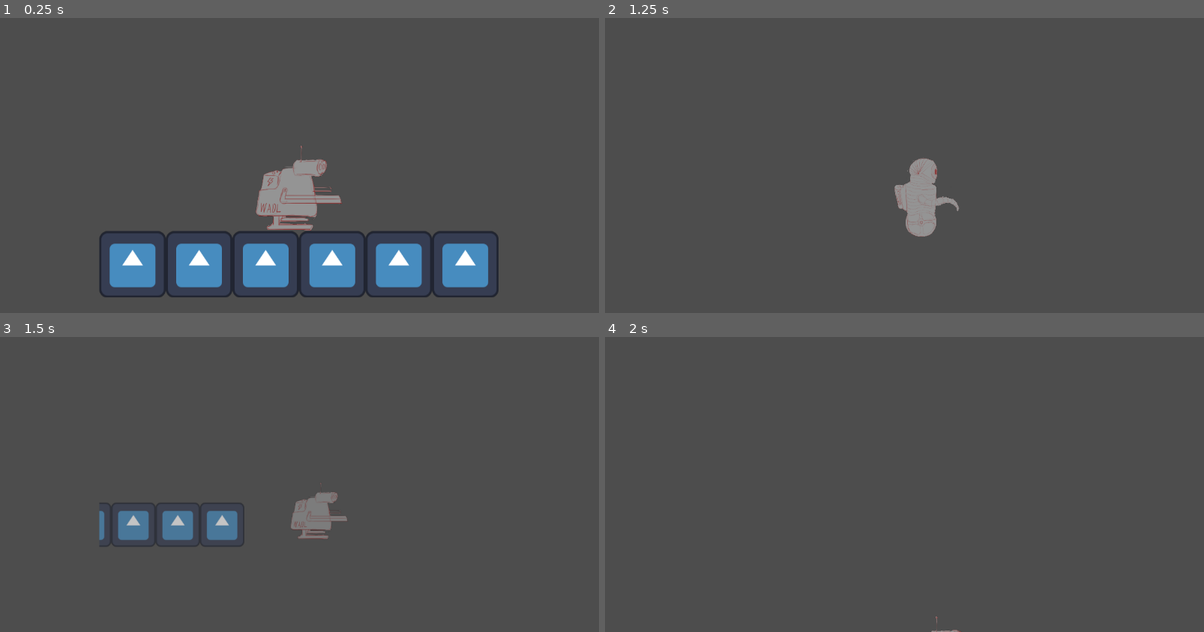
Above: before the commit, frames 1-4 (two rows, left to right).
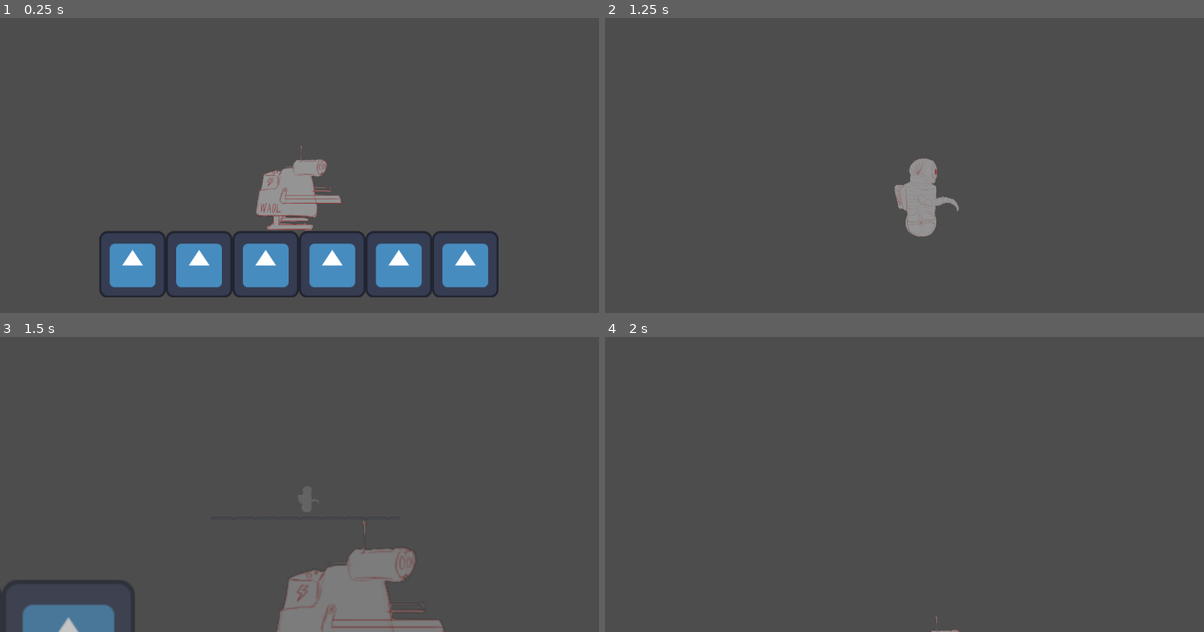
Above: after the commit, the same moments.

Repository: 42triangles/robot-surgery
Game: Godot game, scene res://scenes/world.tscn
Two runs of this game, one before a commit and one after it. Both use one fixed random seed, a clock stepped at 60 frames per second and the inputs below. The project has no main scene, so this scene is started directly. The engine's default icon, where the game draws it, is replaced by a stand-in: a white triangle on a blue panel in a dark square.
Inputs:
- Up to frame 1 (0.25 s): no input
- Up to frame 2 (1.25 s): hold D (move_right) from 0.53 s (still down); hold E (toggle_scale) from 0.53 s (still down); tap Space (jump) at 0.77 s
- Up to frame 3 (1.5 s): keep holding D (move_right); release E (toggle_scale) at 1.28 s; tap E (toggle_scale) at 1.35 s
- Up to frame 4 (2 s): keep holding D (move_right); tap Space (jump) at 1.52 s

Frames 1-2 are identical in both runs. In frame 3, 9.7% of the frame differs, in the area x 0-75%, y 49-100%; in frame 4, nothing differs.

Commit message:
Fix opposite usage of scale_increasing

Diff:
--- a/scripts/scale_container.gd
+++ b/scripts/scale_container.gd
@@ -14,17 +14,17 @@
 		target_modulate = Color.WHITE
 		target_scale = Vector2.ONE
 		if scale_increasing:
+			scale = large_scale
+		else:
 			scale = Vector2.ZERO
-		else:
-			scale = large_scale
 	else:
 		modulate = Color.WHITE
 		target_modulate = Color.TRANSPARENT
 		scale = Vector2.ONE
 		if scale_increasing:
+			target_scale = Vector2.ZERO
+		else:
 			target_scale = large_scale
-		else:
-			target_scale = Vector2.ZERO
 
 	if is_instance_valid(tween):
 		tween.stop()
